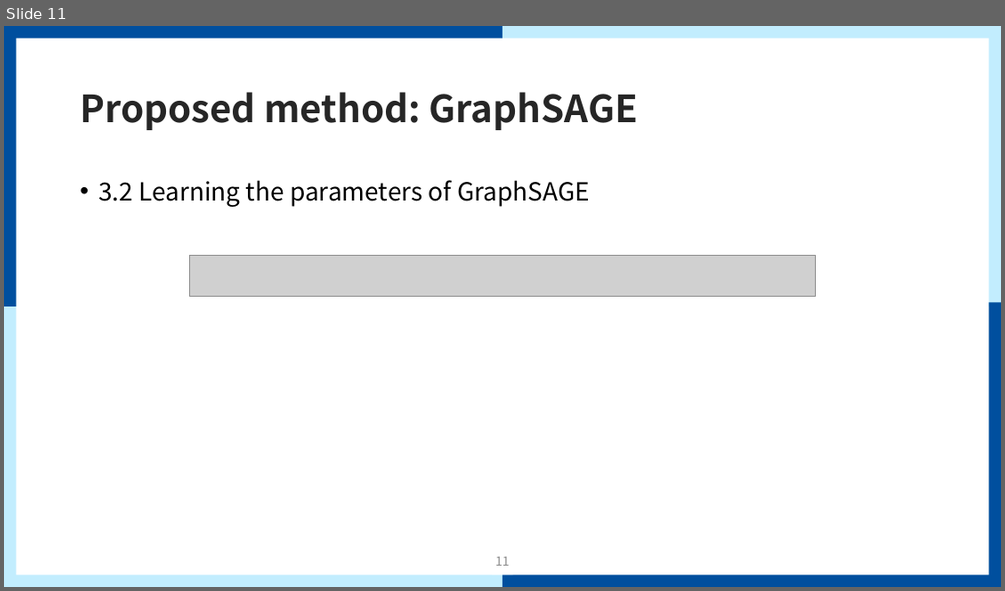
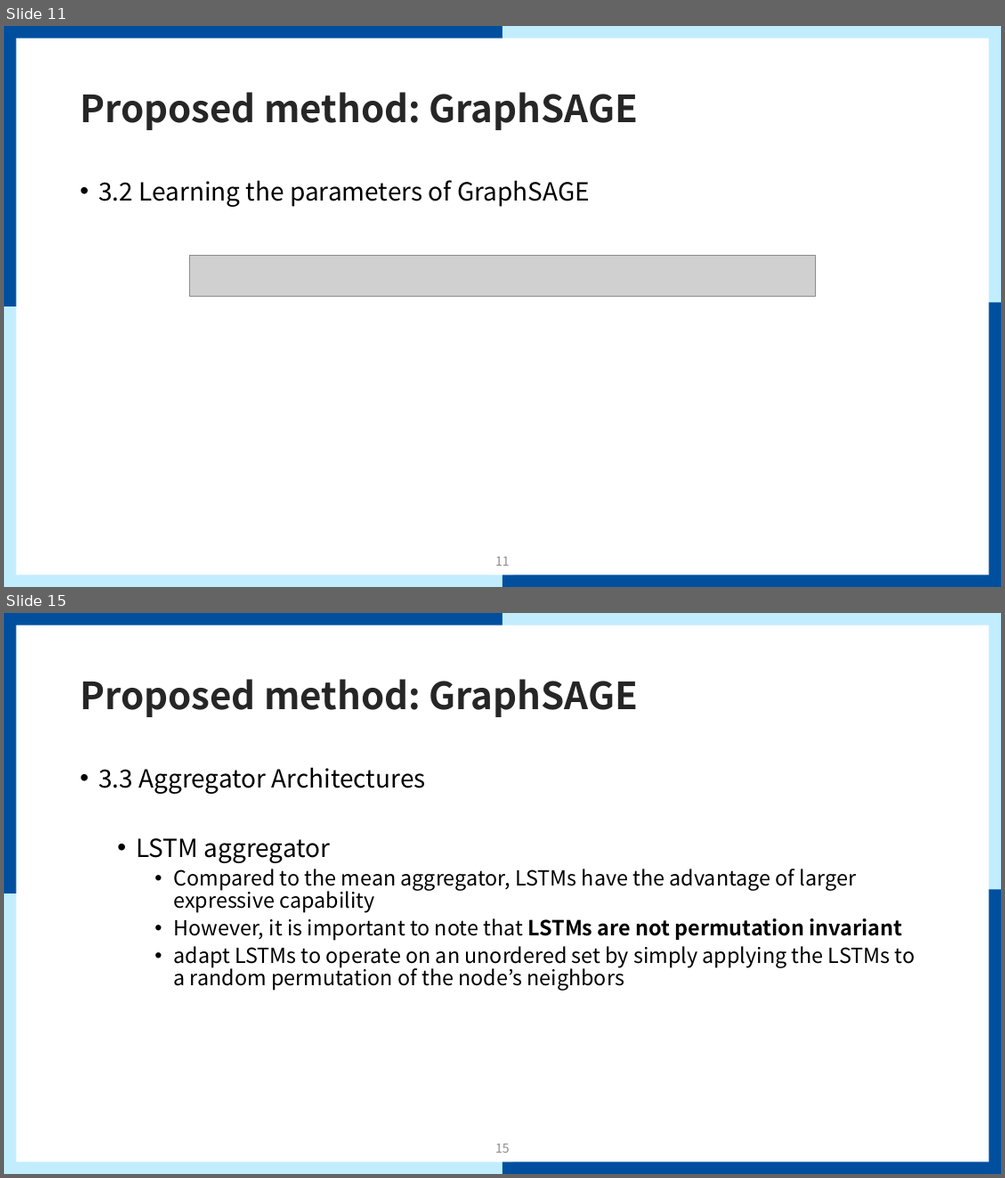
Before and after one commit to mmvv11/GraduateStudies, a slide deck: papers/review/GraphSAGE Review.pptx. Shown one above the other, each under a label of ours: slide 11 before the commit, slides 11 and 15 after it; the slides between them are not shown. The pictures are 1005x591 and 1005x1178 pixels, drawn with LibreOffice and Linux fonts; fonts in the diff are those of the drawing; grey boxes stand for pictures; background and template pictures are left out. Boxes give left, top, right and bottom in pixels: in the first picture for what was removed or moved away, otherwise in the second. Text is boxed around its words. In the diff, an @@ line names an element or a change of style, - is before the commit and + after.

Commit message:
GraphSAGE 리뷰 완성

```diff
--- a/papers/review/GraphSAGE Review.pptx
+++ b/papers/review/GraphSAGE Review.pptx
@@ slide 15 added at bbox=[4, 613, 1001, 1174], background #FFFFFF; not listed: 9 template elements that a slide beside it also shows @@
@@ title added at bbox=[80, 679, 638, 717], 36 pt, text #262626, bold @@
+Proposed method: GraphSAGE
@@ text added at bbox=[98, 767, 915, 990], 20 pt, text #000000 @@
+• 3.3 Aggregator Architectures
+  • LSTM aggregator
+    • Compared to the mean aggregator, LSTMs have the advantage of larger expressive capability
+    • However, it is important to note that LSTMs are not permutation invariant
+    • adapt LSTMs to operate on an unordered set by simply applying the LSTMs to a random permutation of the node’s neighbors
@@ page number added at bbox=[495, 1143, 510, 1152], 12 pt, text #8C8C8C @@
+15
```
Also in this commit, not shown: 2 slides changed, 12 other slides added.
